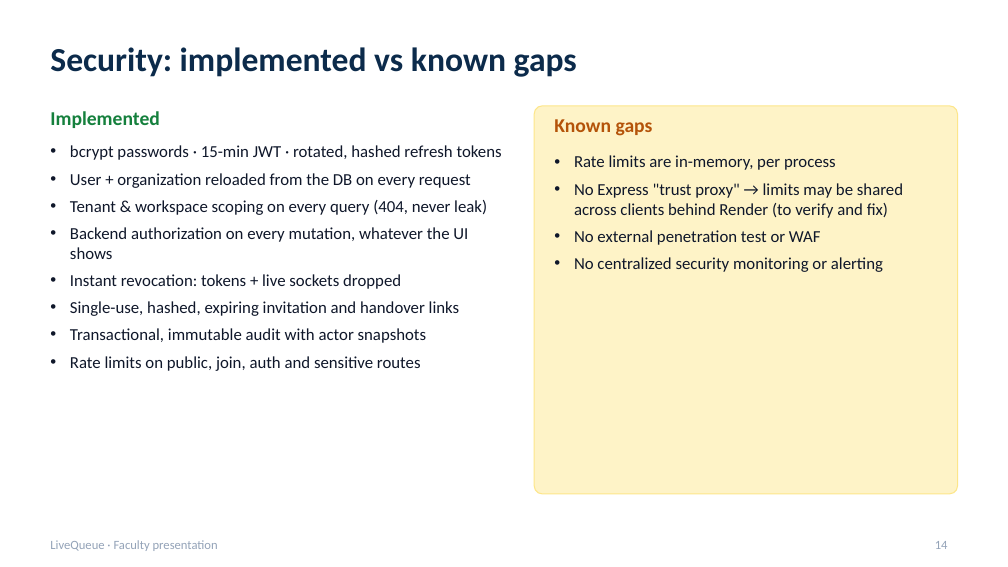
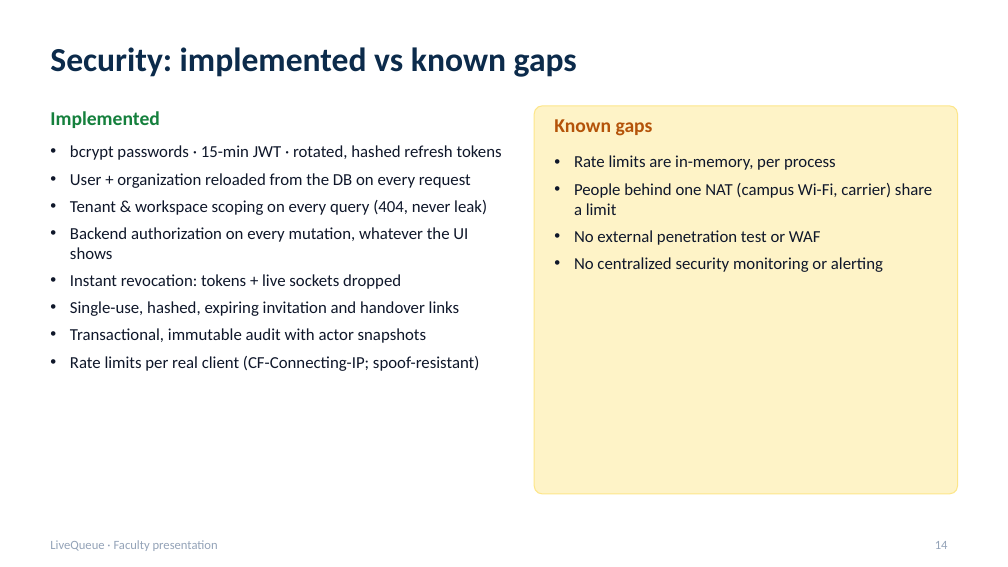
Before and after one commit to TMAn1An/LiveQueueApp, a slide deck: slide 14 of docs/presentation/LiveQueue_Production_Presentation.pptx. Drawn at 1008x567 pixels with LibreOffice and Linux fonts; fonts in the diff are those of the drawing. Boxes give left, top, right and bottom in pixels: in the first picture for what was removed or moved away, otherwise in the second. Text is boxed around its words. In the diff, an @@ line names an element or a change of style, - is before the commit and + after.

```diff
--- a/docs/presentation/LiveQueue_Production_Presentation.pptx
+++ b/docs/presentation/LiveQueue_Production_Presentation.pptx
@@ text at bbox=[574, 183, 932, 215]: text changed @@
-• No Express "trust proxy" → limits may be shared across clients behind Render (to verify and fix)
+• People behind one NAT (campus Wi-Fi, carrier) share a limit
@@ text at bbox=[70, 356, 479, 371]: text changed @@
-• Rate limits on public, join, auth and sensitive routes
+• Rate limits per real client (CF-Connecting-IP; spoof-resistant)
```
Also in this commit, not shown: 12 other slides changed, 6 other files.
